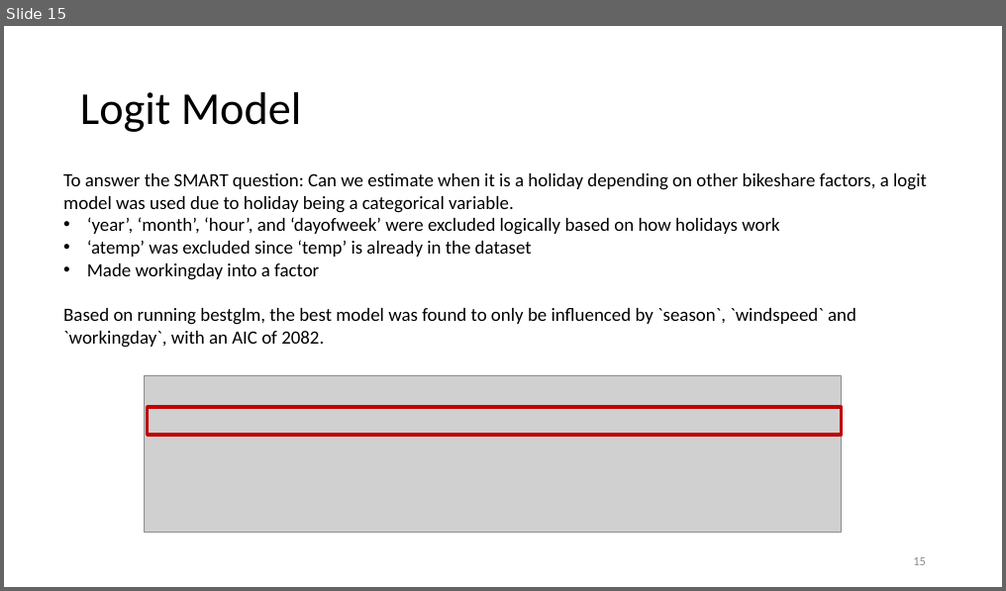
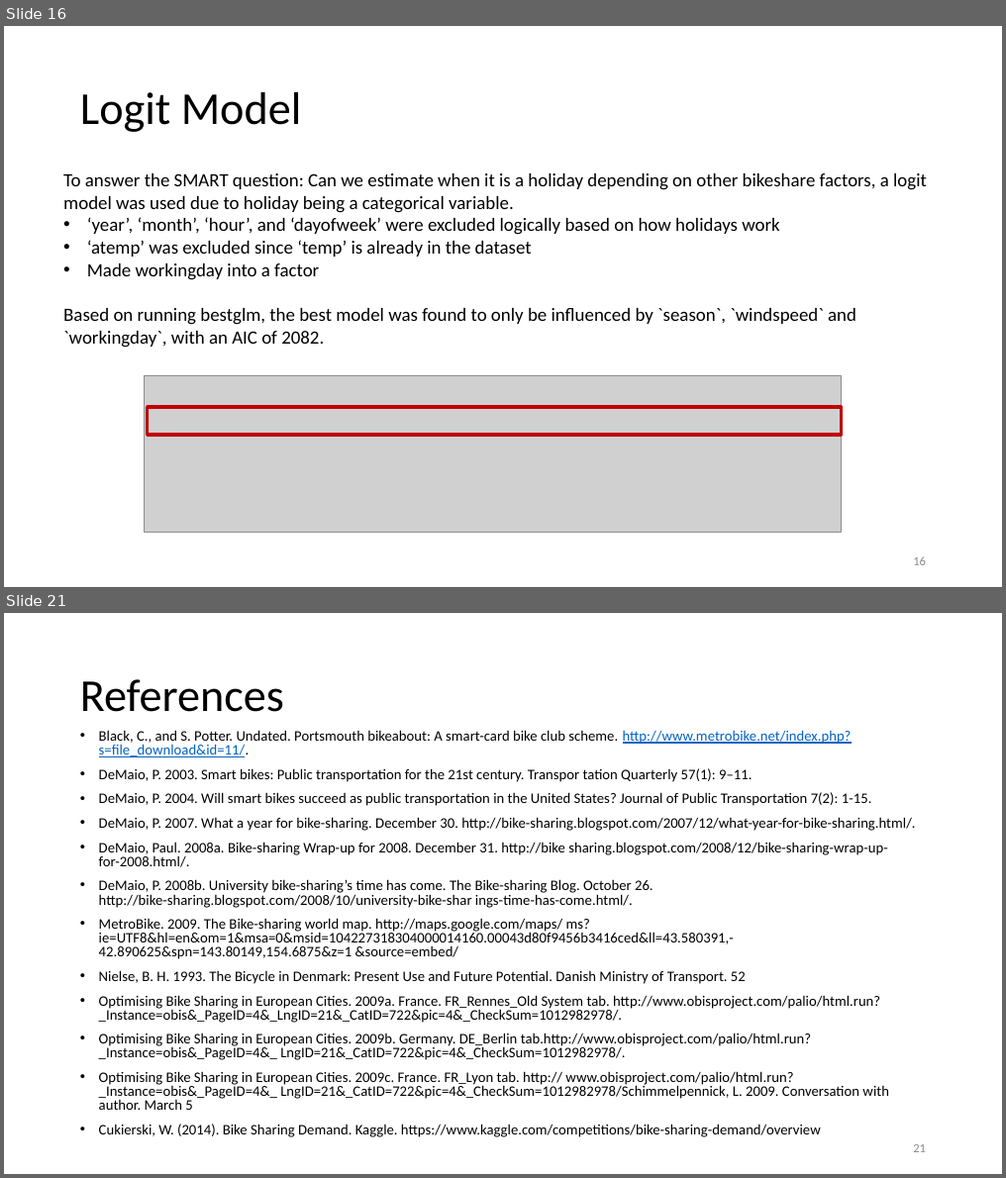
Before and after one commit to Modupeolawuraola/Group-Project-DAT-6101, a slide deck: Predicting Bike Sharing Demand in Cities - Final.pptx. Shown one above the other, each under a label of ours: slide 15 before the commit, slides 16 and 21 after it; the slides between them are not shown. The pictures are 1006x591 and 1006x1178 pixels, drawn with LibreOffice and Linux fonts; fonts in the diff are those of the drawing; grey boxes stand for pictures. Boxes give left, top, right and bottom in pixels: in the first picture for what was removed or moved away, otherwise in the second. Text is boxed around its words. In the diff, an @@ line names an element or a change of style, - is before the commit and + after.

```diff
--- a/Predicting Bike Sharing Demand in Cities - Final.pptx
+++ b/Predicting Bike Sharing Demand in Cities - Final.pptx
@@ slide 21 added at <box>4,613,1002,1174</box>, background #FFFFFF @@
@@ title added at <box>80,679,284,712</box>, 44 pt, text #000000 @@
+References
@@ text added at <box>99,730,915,1138</box>, 14 pt, text #000000 @@
+• Black, C., and S. Potter. Undated. Portsmouth bikeabout: A smart-card bike club scheme. http://www.metrobike.net/index.php?s=file_download&id=11/.
+• DeMaio, P. 2003. Smart bikes: Public transportation for the 21st century. Transpor tation Quarterly 57(1): 9–11.
+• DeMaio, P. 2004. Will smart bikes succeed as public transportation in the United States? Journal of Public Transportation 7(2): 1-15.
+• DeMaio, P. 2007. What a year for bike-sharing. December 30. http://bike-sharing.blogspot.com/2007/12/what-year-for-bike-sharing.html/.
+• DeMaio, Paul. 2008a. Bike-sharing Wrap-up for 2008. December 31. http://bike sharing.blogspot.com/2008/12/bike-sharing-wrap-up-for-2008.html/.
+• DeMaio, P. 2008b. University bike-sharing’s time has come. The Bike-sharing Blog. October 26. http://bike-sharing.blogspot.com/2008/10/university-bike-shar ings-time-has-come.html/.
+• MetroBike. 2009. The Bike-sharing world map. http://maps.google.com/maps/ ms?ie=UTF8&hl=en&om=1&msa=0&msid=104227318304000014160.00043d80f9456b3416ced&ll=43.580391,-42.890625&spn=143.80149,154.6875&z=1 &source=embed/
+• Nielse, B. H. 1993. The Bicycle in Denmark: Present Use and Future Potential. Danish Ministry of Transport. 52
+• Optimising Bike Sharing in European Cities. 2009a. France. FR_Rennes_Old System tab. http://www.obisproject.com/palio/html.run?_Instance=obis&_PageID=4&_LngID=21&_CatID=722&pic=4&_CheckSum=1012982978/.
+• Optimising Bike Sharing in European Cities. 2009b. Germany. DE_Berlin tab.http://www.obisproject.com/palio/html.run?_Instance=obis&_PageID=4&_ LngID=21&_CatID=722&pic=4&_CheckSum=1012982978/.
+• Optimising Bike Sharing in European Cities. 2009c. France. FR_Lyon tab. http:// www.obisproject.com/palio/html.run?_Instance=obis&_PageID=4&_ LngID=21&_CatID=722&pic=4&_CheckSum=1012982978/Schimmelpennick, L. 2009. Conversation with author. March 5
+• Cukierski, W. (2014). Bike Sharing Demand. Kaggle. https://www.kaggle.com/competitions/bike-sharing-demand/overview
@@ page number added at <box>913,1145,926,1153</box>, 12 pt, text #8C8C8C @@
+21
@@ what was slide 15 is now slide 16 @@
```
Also in this commit, not shown: 2 slides changed, 4 other slides added, 9 other files.
